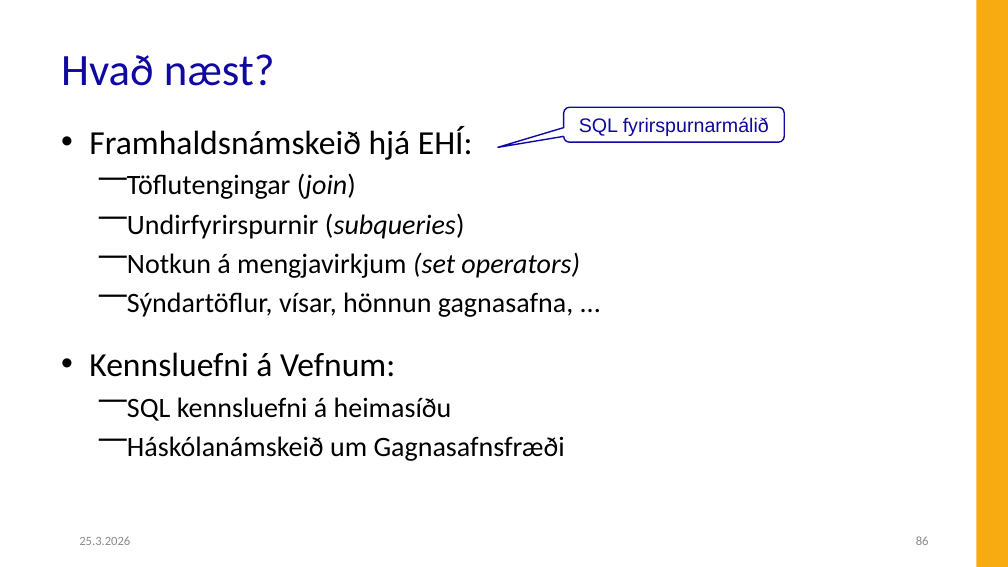
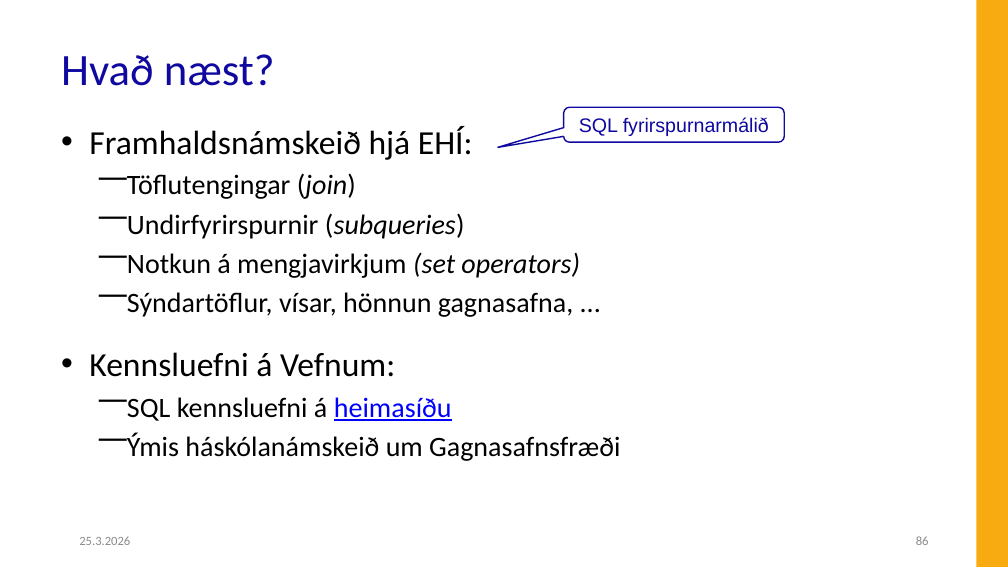
Before and after one commit to Hjalmtyr/SQL1, a slide deck: slide 86 of SQL-I.pptx. Drawn at 1008x567 pixels with LibreOffice and Linux fonts; fonts in the diff are those of the drawing; background and template pictures are left out. Boxes give left, top, right and bottom in pixels: in the first picture for what was removed or moved away, otherwise in the second. Text is boxed around its words. In the diff, an @@ line names an element or a change of style, - is before the commit and + after.

```diff
--- a/SQL-I.pptx
+++ b/SQL-I.pptx
@@ text at box(127, 397, 452, 421): text colour #000000 to #0000FF, underline on in "heimasíðu" @@
@@ text at box(127, 433, 620, 461): text changed @@
-  ⎻ Háskólanámskeið um Gagnasafnsfræði
+  ⎻ Ýmis háskólanámskeið um Gagnasafnsfræði
```
Also in this commit, not shown: 1 other slide changed, 5 other files.
